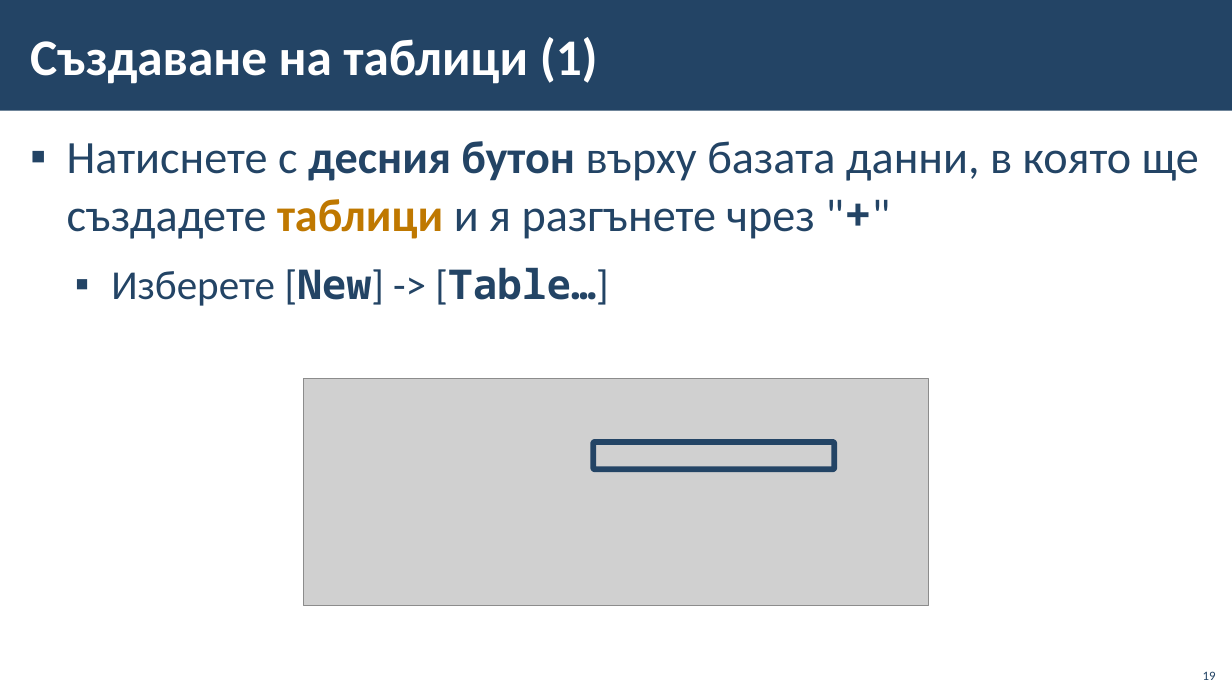
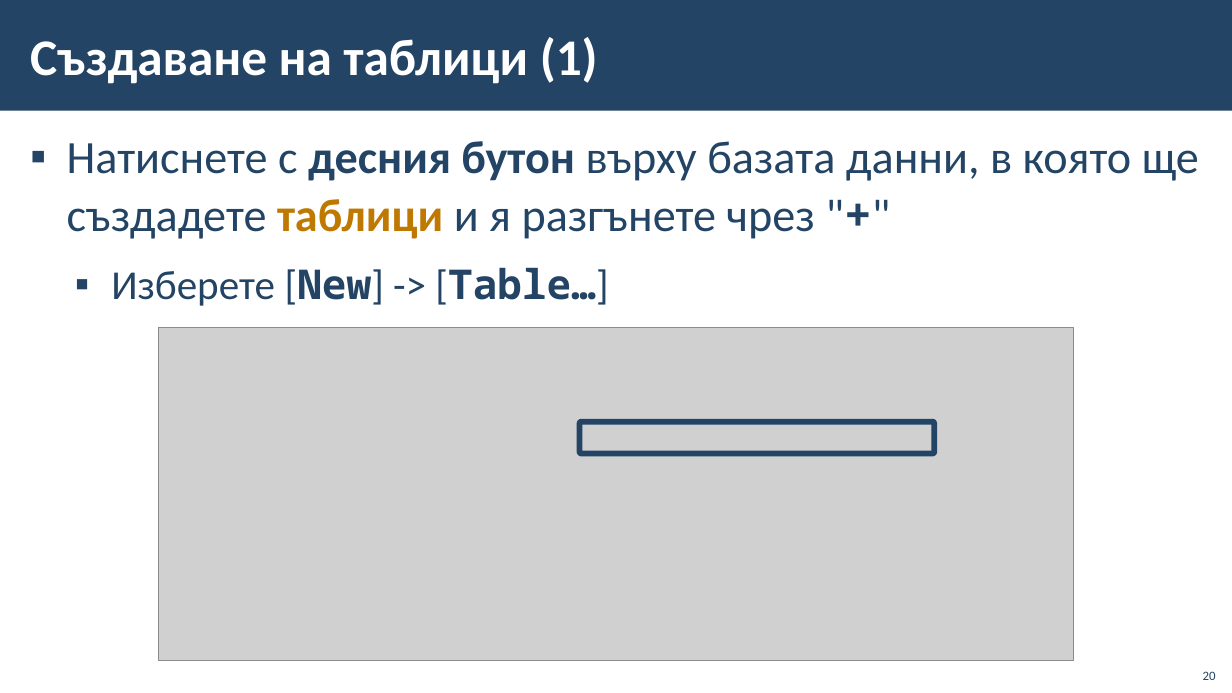
Before and after one commit to BG-IT-Edu/School-Programming, a slide deck: slide 20 of Courses/Software-Sciences/Module-3-Databases-New/07-Modeling-Databases/06-Modeling-Databases.pptx (slide 19 before the commit). Drawn at 1232x693 pixels with LibreOffice and Linux fonts; fonts in the diff are those of the drawing; grey boxes stand for pictures; background and template pictures are left out. Boxes give left, top, right and bottom in pixels: in the first picture for what was removed or moved away, otherwise in the second. Text is boxed around its words. In the diff, an @@ line names an element or a change of style, - is before the commit and + after.

```diff
--- a/Courses/Software-Sciences/Module-3-Databases-New/07-Modeling-Databases/06-Modeling-Databases.pptx
+++ b/Courses/Software-Sciences/Module-3-Databases-New/07-Modeling-Databases/06-Modeling-Databases.pptx
@@ picture: place and size @@
-picture at box(303, 378, 929, 605)
+picture at box(158, 327, 1074, 660)
@@ rounded rectangle: place and size @@
-rounded rectangle at box(593, 442, 835, 470)
+rounded rectangle at box(579, 421, 934, 453)
@@ page number at box(1203, 671, 1216, 680): text changed @@
-19
+20
```
Also in this commit, not shown: 20 other slides changed, 1 slide added, 1 other file.
